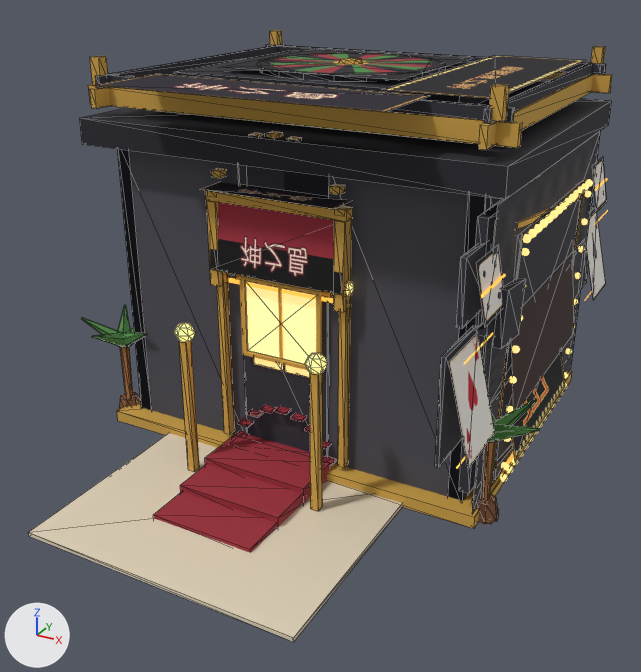
The glTF model server/src/main/resources/public/models/casino.glb: old version first, new version second.
Rendered twice from a camera (50 mm lens) standing at (4.54, -9.16, 5.37) and looking at (0.09, -1.08, 1.33). Lighting does not change. The marker at lower left points along +X, +Y and +Z. The first picture is the older version. Mesh edges are drawn as thin lines on the coarser meshes. Where no turn or scale is listed for an object, it has been applied to the vertices. Vertices at exactly the same position are counted once.

Objects in the first picture: 'base', 'door', 'entry_arch', 'marquee_tower', 'plaza', 'poker_cards', 'roof', 'roof_deco', 'roulette', 'sign_face', 'stone_facade', 'walls' and 12 more.
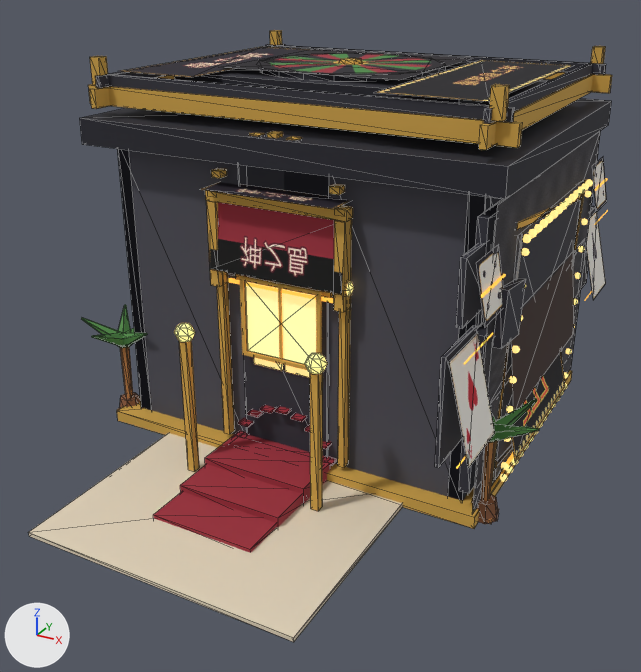
The edits, one by one:
me_roof_deco is used by ob_roof_deco; location (0.0, 0.0, 0.0).
me_roof_deco had 8 vertices, 4 faces and spanned x -1.52..2.09, y -2.62..1.6, z 4.16..4.17.
me_roof_deco now has 8 vertices, 4 faces and spans x -2.0..2.09, y -1.77..1.14, z 4.16..4.17.
Part 1, on me_roof_deco:
Vertex 0 of me_roof_deco moves from (2.09, -1.6, 4.17) to (1.01, 1.07, 4.17) at pixel (480, 59).
Vertex 1 of me_roof_deco moves from (2.09, 1.6, 4.17) at pixel (586, 60) to (1.01, -1.77, 4.17) at pixel (373, 92).
Vertex 2 of me_roof_deco moves from (1.01, 1.6, 4.17) at pixel (495, 55) to (2.09, -1.77, 4.17) at pixel (488, 101).
Vertex 3 of me_roof_deco moves from (1.01, -1.6, 4.17) at pixel (381, 89) to (2.09, 1.07, 4.17) at pixel (574, 65).
Vertex 4 of me_roof_deco moves from (-1.52, -2.62, 4.16) at pixel (91, 85) to (-1.99, 1.14, 4.16) at pixel (262, 46).
Vertex 5 of me_roof_deco moves from (1.52, -2.62, 4.16) at pixel (385, 112) to (-2.0, -1.7, 4.16).
Vertex 6 of me_roof_deco moves from (1.52, -1.68, 4.16) at pixel (430, 95) to (-1.05, -1.7, 4.16) at pixel (191, 77).
Vertex 7 of me_roof_deco moves from (-1.52, -1.68, 4.16) at pixel (155, 73) to (-1.04, 1.14, 4.16) at pixel (326, 50).

Where the change shows, as pixel boxes (x1, y1, x2, y2) in the pictures (641 x 672 px):
'roof_deco', reshaped (8% narrower): before (92, 55, 586, 112); after (120, 47, 574, 102)
